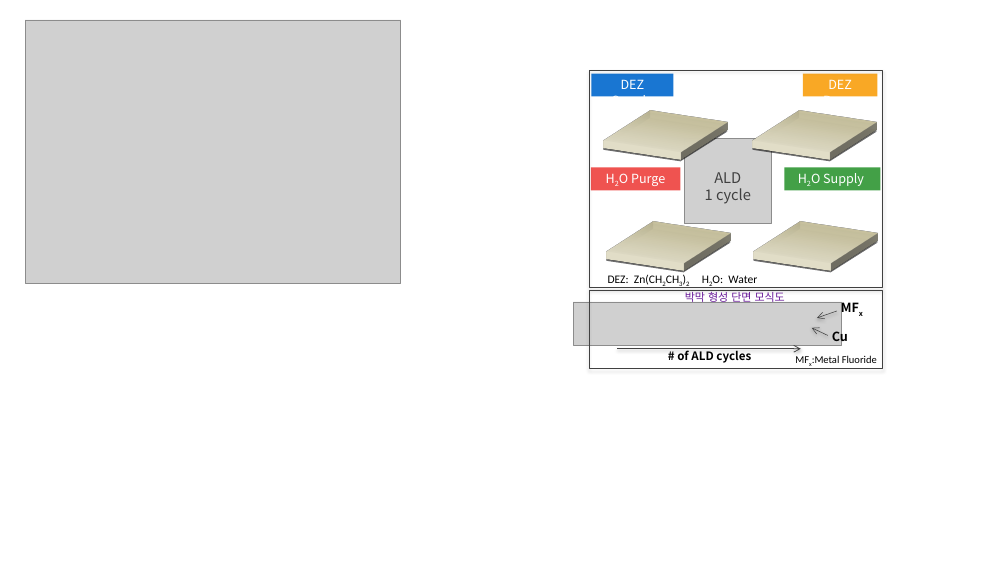
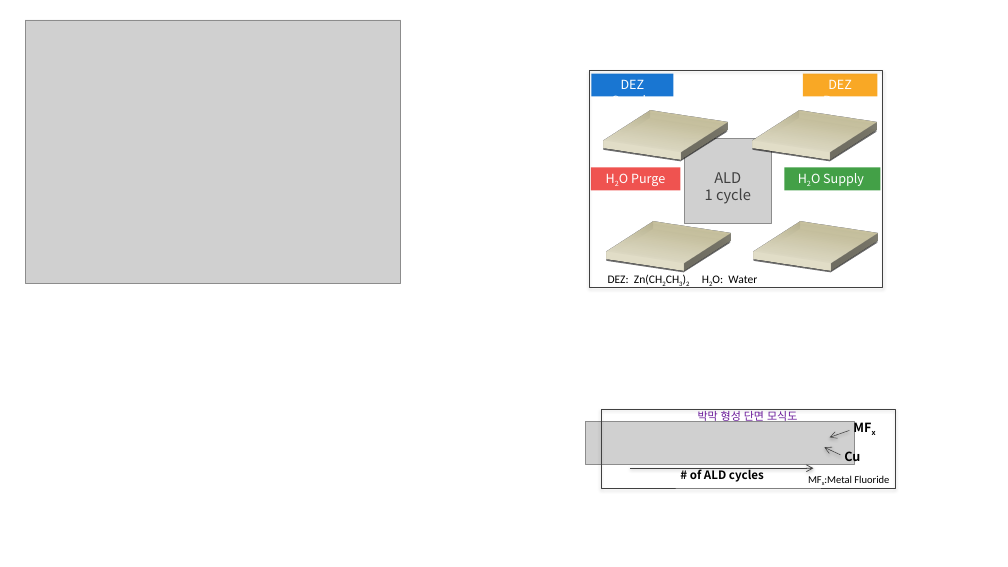
Before and after one commit to Logos365/SMLEE, a slide deck: slide 4 of 030_Project/032_Proposed Project/08_2026년 첨단소재 사업화 기술 개발(성과확장형)/연구개발계획서_기계연_KIMM_그림_v1.pptx.pptx. Drawn at 1008x567 pixels with LibreOffice and Linux fonts; fonts in the diff are those of the drawing; grey boxes stand for pictures; background and template pictures are left out. Boxes give left, top, right and bottom in pixels: in the first picture for what was removed or moved away, otherwise in the second. Text is boxed around its words. In the diff, an @@ line names an element or a change of style, - is before the commit and + after.

```diff
--- a/030_Project/032_Proposed Project/08_2026년 첨단소재 사업화 기술 개발(성과확장형)/연구개발계획서_기계연_KIMM_그림_v1.pptx.pptx
+++ b/030_Project/032_Proposed Project/08_2026년 첨단소재 사업화 기술 개발(성과확장형)/연구개발계획서_기계연_KIMM_그림_v1.pptx.pptx
@@ 3 texts, 1 picture, 1 arrow: place and size @@
-3 texts, 1 picture, 1 arrow at (573,290,877,363)
+3 texts, 1 picture, 1 arrow at (586,409,889,483)
@@ 2 texts, 2 arrows, 1 rectangle: place and size @@
-2 texts, 2 arrows, 1 rectangle at (589,289,883,368)
+2 texts, 2 arrows, 1 rectangle at (601,409,895,487)
```
Also in this commit, not shown: 1 slide added, 1 other file.
